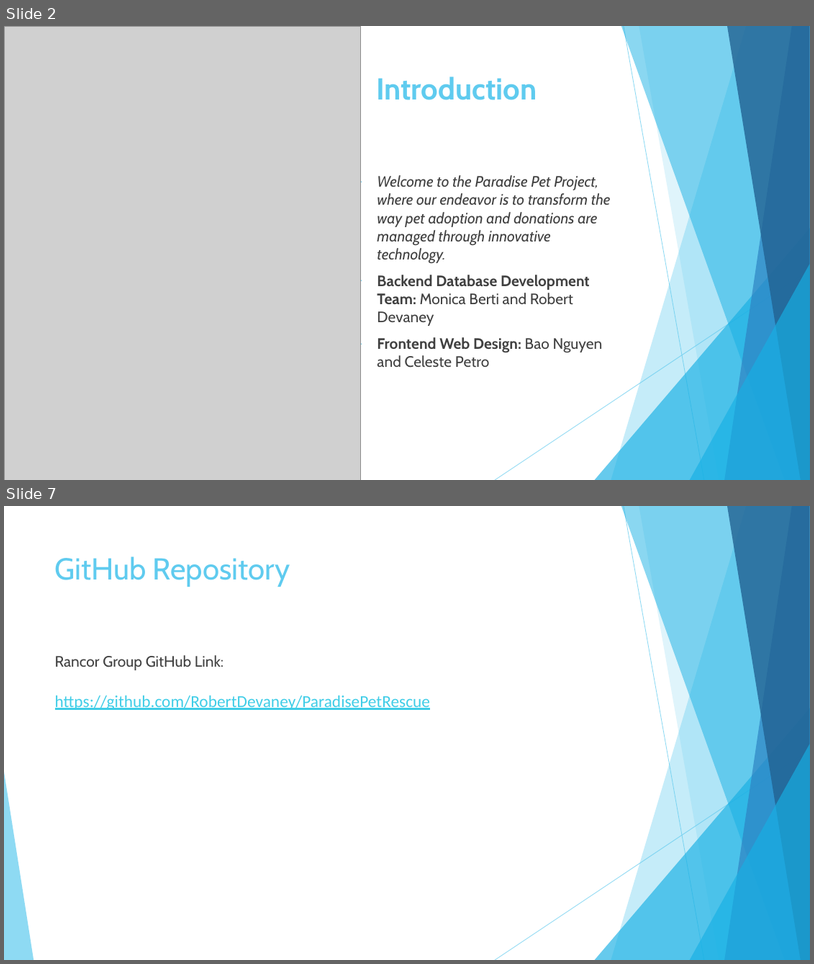
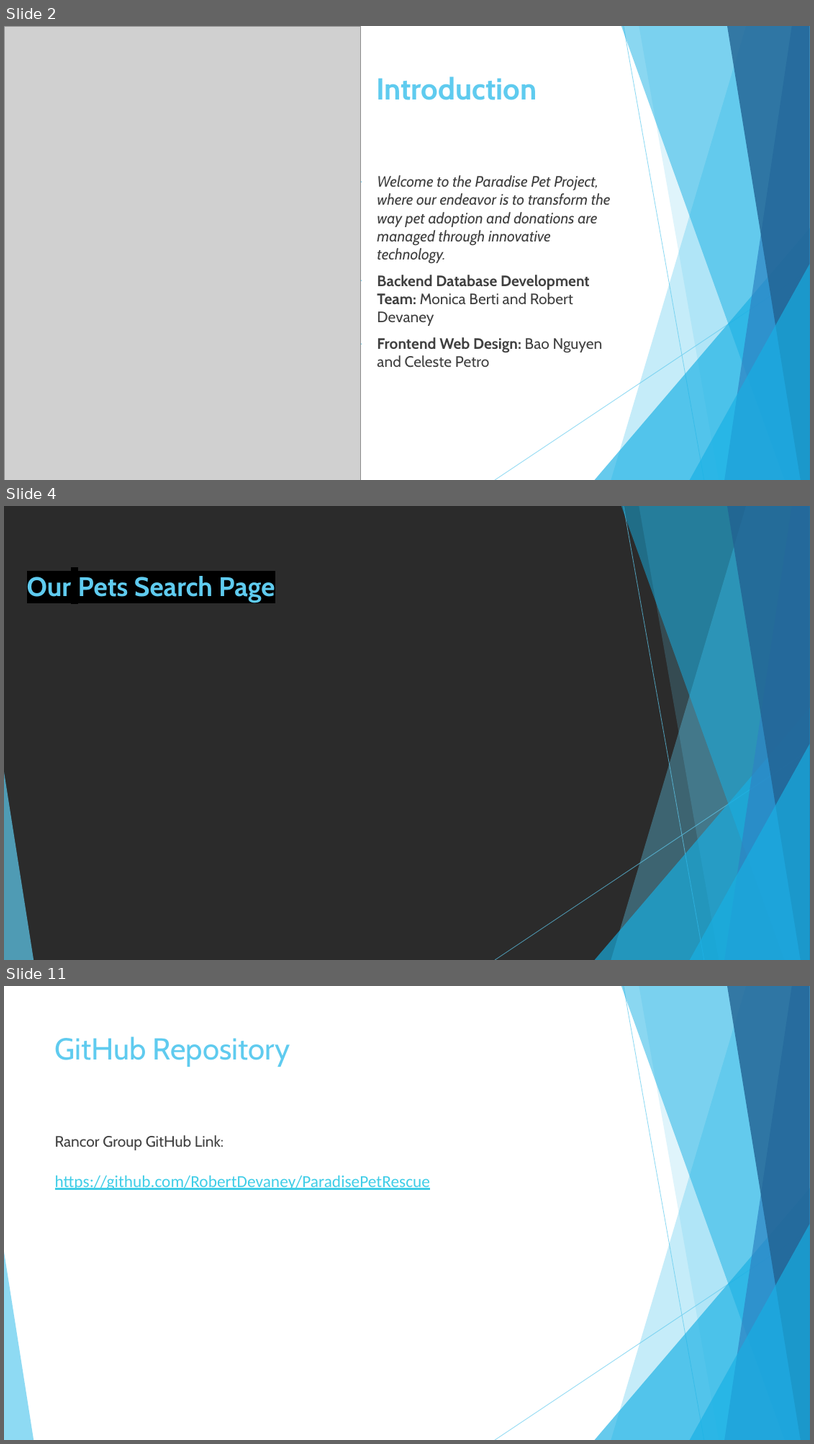
Before and after one commit to RobertDevaney/ParadisePetRescue, a slide deck: Rancor_Presenation_4.pptx. Shown one above the other, each under a label of ours: slides 2 and 7 before the commit, slides 2, 4 and 11 after it; the slides between them are not shown. The pictures are 814x964 and 814x1444 pixels, drawn with LibreOffice and Linux fonts; fonts in the diff are those of the drawing; grey boxes stand for pictures; background and template pictures are left out; a plain dark background stands for a picture behind light text. Boxes give left, top, right and bottom in pixels: in the first picture for what was removed or moved away, otherwise in the second. Text is boxed around its words. In the diff, an @@ line names an element or a change of style, - is before the commit and + after.

Commit message:
> Updated the PowerPoint slides > Added a new page - Pet Search page

```diff
--- a/Rancor_Presenation_4.pptx
+++ b/Rancor_Presenation_4.pptx
@@ slide 4 added at bbox=[4, 506, 810, 960], background picture (left out); not listed: 10 template elements that a slide beside it also shows @@
@@ title added at bbox=[27, 576, 275, 602], 32 pt, text #5FCBEF, bold @@
+Our Pets Search Page
@@ what was slide 7 is now slide 11 @@
```
Also in this commit, not shown: 3 slides changed, 4 other slides added, 2 slides removed, 8 other files.
